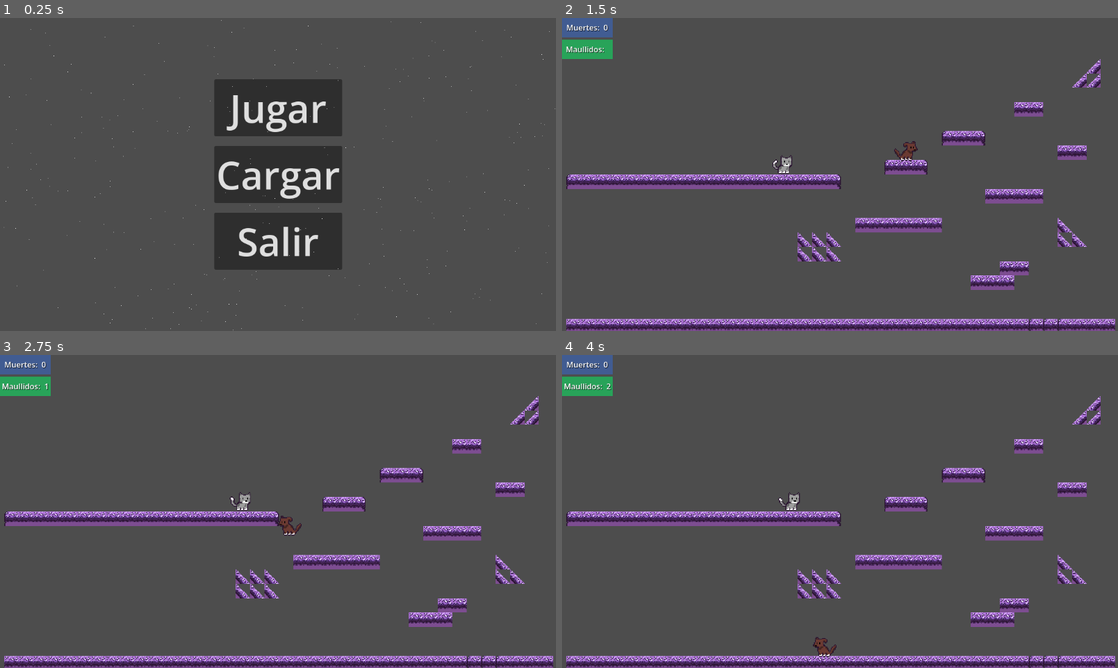
Above: before the commit, frames 1-4 (two rows, left to right).
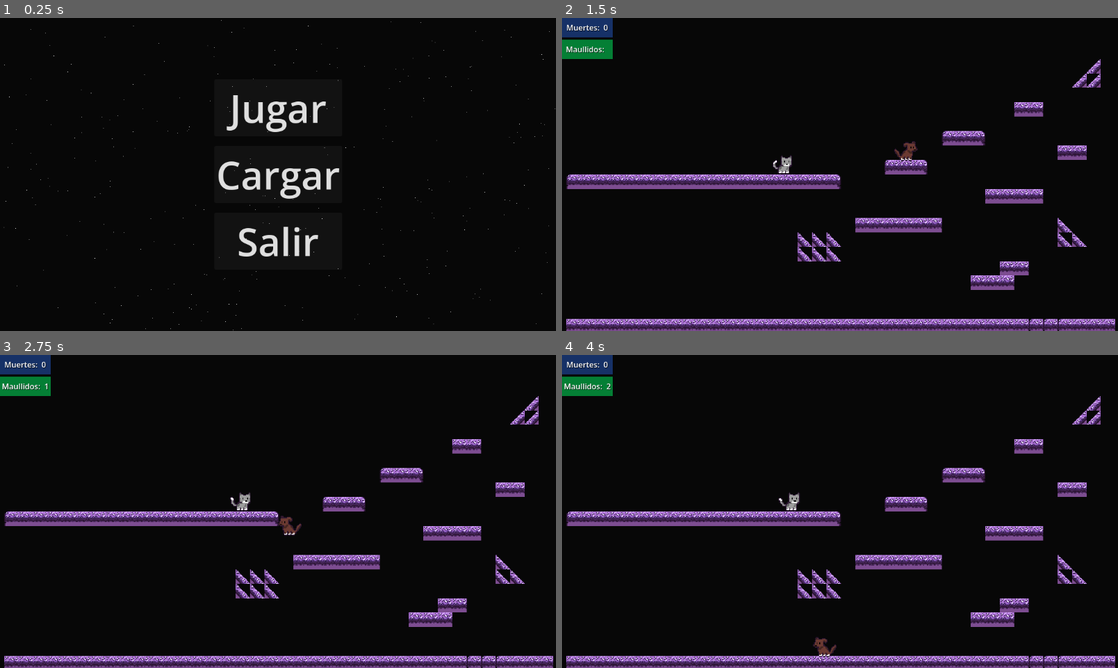
Above: after the commit, the same moments.

Repository: JarolCM/Proyecto_videojuegos_2026_individual
Game: Godot game, scene res://escenas/menu_principal/menu_principal.tscn
The game is run twice, just before and just after one commit, with the same random seed, the same clock (stepped at 60 frames per second) and the same inputs.
Inputs:
- Up to frame 1 (0.25 s): no input
- Up to frame 2 (1.5 s): click "Jugar" at 0.5 s; hold D (derecha) from 1.28 s (still down); tap E (interactuar) at 1.35 s
- Up to frame 3 (2.75 s): keep holding D (derecha); tap Space (saltar) at 1.52, 2.27 s; tap Q (maullido) at 2.1 s
- Up to frame 4 (4 s): release D (derecha) at 2.78 s; hold A (izquierda) 2.78-3.53 s; tap E (interactuar) at 2.85 s; hold D (derecha) from 3.53 s (still down); tap Q (maullido) at 3.6 s; tap Space (saltar) at 3.77 s

The runs differ from the first frame. In frame 1, 98% of the frame differs, in the area x 0-100%, y 0-100%; in frame 2, 90%; in frame 3, 90%; in frame 4, 90%.

Commit message:
feat: agregado de assets y sprites
- se agrego todos los sprites para construccion de nivel y sonido bonk
- se configuro el tile_set principal para la construccion de niveles con todo y niveles de colision y layers

Diff:
--- a/project.godot
+++ b/project.godot
@@ -59,6 +59,11 @@
 "events": [Object(InputEventKey,"resource_local_to_scene":false,"resource_name":"","device":-1,"window_id":0,"alt_press …(192 unchanged characters)…
 ]
 }
+esconderse={
+"deadzone": 0.2,
+"events": [Object(InputEventKey,"resource_local_to_scene":false,"resource_name":"","device":-1,"window_id":0,"alt_pressed":false,"shift_pressed":false,"ctrl_pressed":false,"meta_pressed":false,"pressed":false,"keycode":0,"physical_keycode":87,"key_label":0,"unicode":119,"location":0,"echo":false,"script":null)
+]
+}
 
 [layer_names]
 
@@ -67,6 +72,7 @@
 2d_physics/layer_3="Jugador"
 2d_physics/layer_4="Interactuable"
 2d_physics/layer_5="Meta"
+2d_physics/layer_6="escondite"
 
 [physics]
 
@@ -76,3 +82,4 @@
 
 textures/canvas_textures/default_texture_filter=0
 rendering_device/driver.windows="d3d12"
+environment/defaults/default_clear_color=Color(0.029506557, 0.029506557, 0.029506557, 1)
--- /dev/null
+++ b/resources/botella.tres
@@ -0,0 +1,7 @@
+[gd_resource type="AtlasTexture" format=3 uid="uid://bc5lb23hr1qro"]
+
+[ext_resource type="Texture2D" uid="uid://baga466wn8kbd" path="res://sprites/assets-16px.png" id="1_4pave"]
+
+[resource]
+atlas = ExtResource("1_4pave")
+region = Rect2(16, 8, 16, 8)
--- /dev/null
+++ b/resources/caja_escodite.tres
@@ -0,0 +1,7 @@
+[gd_resource type="AtlasTexture" format=3 uid="uid://ddo4v6droeldl"]
+
+[ext_resource type="Texture2D" uid="uid://dgw10cab6bc62" path="res://sprites/assets-32px.png" id="1_1h384"]
+
+[resource]
+atlas = ExtResource("1_1h384")
+region = Rect2(1, 8, 32, 24)
--- /dev/null
+++ b/resources/caja_max_escondido.tres
@@ -0,0 +1,7 @@
+[gd_resource type="AtlasTexture" format=3 uid="uid://cnn8qqbbtmywb"]
+
+[ext_resource type="Texture2D" uid="uid://dgw10cab6bc62" path="res://sprites/assets-32px.png" id="1_e0kh2"]
+
+[resource]
+atlas = ExtResource("1_e0kh2")
+region = Rect2(32, 8, 32, 24)
--- /dev/null
+++ b/resources/lata.tres
@@ -0,0 +1,7 @@
+[gd_resource type="AtlasTexture" format=3 uid="uid://fvhtvklmoxmh"]
+
+[ext_resource type="Texture2D" uid="uid://baga466wn8kbd" path="res://sprites/assets-16px.png" id="1_bu6vw"]
+
+[resource]
+atlas = ExtResource("1_bu6vw")
+region = Rect2(32, 8, 16, 8)
--- /dev/null
+++ b/resources/reja_escondite.tres
@@ -0,0 +1,7 @@
+[gd_resource type="AtlasTexture" format=3 uid="uid://c6nx2robgwpem"]
+
+[ext_resource type="Texture2D" uid="uid://baga466wn8kbd" path="res://sprites/assets-16px.png" id="1_2a6dp"]
+
+[resource]
+atlas = ExtResource("1_2a6dp")
+region = Rect2(32, 16, 16, 16)
--- /dev/null
+++ b/resources/reja_max_escondido.tres
@@ -0,0 +1,7 @@
+[gd_resource type="AtlasTexture" format=3 uid="uid://cira7g1nxd274"]
+
+[ext_resource type="Texture2D" uid="uid://baga466wn8kbd" path="res://sprites/assets-16px.png" id="1_nukpq"]
+
+[resource]
+atlas = ExtResource("1_nukpq")
+region = Rect2(48, 16, 16, 16)
--- /dev/null
+++ b/tile_sets/tile_set.tres
@@ -0,0 +1,133 @@
+[gd_resource type="TileSet" format=3 uid="uid://bgwwdfic574dr"]
+
+[ext_resource type="Texture2D" uid="uid://baga466wn8kbd" path="res://sprites/assets-16px.png" id="1_r755y"]
+[ext_resource type="Texture2D" uid="uid://dgw10cab6bc62" path="res://sprites/assets-32px.png" id="2_5ngcm"]
+[ext_resource type="Texture2D" uid="uid://bkrkm6s6287pw" path="res://sprites/tilesets.png" id="3_wsvrf"]
+
+[sub_resource type="TileSetAtlasSource" id="TileSetAtlasSource_fnp1u"]
+texture = ExtResource("1_r755y")
+0:0/0 = 0
+0:0/0/physics_layer_0/polygon_0/points = PackedVector2Array(-4, 1, 3, 1, 3, 8, -4, 8)
+1:0/0 = 0
+1:0/0/physics_layer_1/polygon_0/points = PackedVector2Array(-2, 1, 1, 1, 1, 8, -2, 8)
+2:0/0 = 0
+2:0/0/physics_layer_1/polygon_0/points = PackedVector2Array(-2, 4, -2, 8, 2, 8, 2, 4)
+3:0/0 = 0
+3:0/0/physics_layer_2/polygon_0/points = PackedVector2Array(-6, -2, -6, 8, 6, 8, 6, -2)
+4:0/0 = 0
+5:0/0 = 0
+6:0/0 = 0
+7:0/0 = 0
+7:0/0/physics_layer_0/polygon_0/points = PackedVector2Array(-3, -4, 4, -4, 4, 8, -3, 8)
+0:1/0 = 0
+0:1/0/physics_layer_0/polygon_0/points = PackedVector2Array(-6, 8, -6, 1, -4, -4, -1, -7, 1, -7, 4, -4, 6, 1, 6, 8)
+1:1/0 = 0
+2:1/0 = 0
+3:1/0 = 0
+4:1/next_alternative_id = 2
+4:1/0 = 0
+4:1/0/z_index = 2
+4:1/0/physics_layer_0/polygon_0/points = PackedVector2Array(8, 8, -4, -1, -8, -1, -8, 0, 4, 8)
+4:1/0/physics_layer_0/polygon_0/one_way = true
+4:1/1 = 1
+4:1/1/texture_origin = Vector2i(0, -8)
+4:1/1/z_index = 2
+4:1/1/physics_layer_0/polygon_0/points = PackedVector2Array(-4, 7, 8, 16, 4, 16, -8, 8, -8, 7)
+4:1/1/physics_layer_0/polygon_0/one_way = true
+5:1/next_alternative_id = 2
+5:1/0 = 0
+5:1/0/z_index = 2
+5:1/0/physics_layer_0/polygon_0/points = PackedVector2Array(-8, 7, 8, 7, 8, 8, -8, 8)
+5:1/0/physics_layer_0/polygon_0/one_way = true
+5:1/1 = 1
+5:1/1/texture_origin = Vector2i(0, 8)
+5:1/1/z_index = 2
+5:1/1/physics_layer_0/polygon_0/points = PackedVector2Array(-8, 0, -8, -1, 8, -1, 8, 0)
+5:1/1/physics_layer_0/polygon_0/one_way = true
+6:1/next_alternative_id = 2
+6:1/0 = 0
+6:1/0/z_index = 2
+6:1/0/physics_layer_0/polygon_0/points = PackedVector2Array(4, -1, 8, -1, 8, 0, -4, 8, -8, 8)
+6:1/0/physics_layer_0/polygon_0/one_way = true
+6:1/1 = 1
+6:1/1/texture_origin = Vector2i(0, -8)
+6:1/1/z_index = 2
+6:1/1/physics_layer_0/polygon_0/points = PackedVector2Array(-8, 16, -4, 16, 8, 8, 8, 7, 4, 7)
+6:1/1/physics_layer_0/polygon_0/one_way = true
+
+[sub_resource type="TileSetAtlasSource" id="TileSetAtlasSource_jb667"]
+texture = ExtResource("2_5ngcm")
+texture_region_size = Vector2i(32, 32)
+0:0/0 = 0
+0:0/0/texture_origin = Vector2i(0, 8)
+1:0/0 = 0
+1:0/0/texture_origin = Vector2i(0, 8)
+3:0/0 = 0
+3:0/0/texture_origin = Vector2i(0, 8)
+0:1/0 = 0
+0:1/0/texture_origin = Vector2i(0, 8)
+1:1/0 = 0
+1:1/0/texture_origin = Vector2i(0, 8)
+2:1/0 = 0
+2:1/0/texture_origin = Vector2i(0, 8)
+3:1/0 = 0
+3:1/0/texture_origin = Vector2i(0, 8)
+2:0/0 = 0
+2:0/0/texture_origin = Vector2i(0, 8)
+2:0/0/physics_layer_0/polygon_0/points = PackedVector2Array(-15, 7, 15, 7, 15, -7, -15, -7)
+
+[sub_resource type="TileSetAtlasSource" id="TileSetAtlasSource_tssy6"]
+texture = ExtResource("3_wsvrf")
+0:0/0 = 0
+0:0/0/physics_layer_0/polygon_0/points = PackedVector2Array(8, -8, 8, 8, -8, 8, -8, -8)
+1:0/0 = 0
+1:0/0/physics_layer_0/polygon_0/points = PackedVector2Array(-8, -8, 8, -8, 8, 8, -8, 8)
+2:0/0 = 0
+2:0/0/physics_layer_0/polygon_0/points = PackedVector2Array(-8, -8, 8, -8, 8, 8, -8, 8)
+4:0/0 = 0
+0:1/0 = 0
+1:1/0 = 0
+1:1/0/physics_layer_0/polygon_0/points = PackedVector2Array(-8, -8, 8, -8, 8, 8, -8, 8)
+2:1/0 = 0
+4:1/0 = 0
+0:2/0 = 0
+0:2/0/physics_layer_0/polygon_0/points = PackedVector2Array(-8, -6, 8, -6, 8, -8, -8, -8)
+0:2/0/physics_layer_0/polygon_0/one_way = true
+1:2/0 = 0
+1:2/0/physics_layer_0/polygon_0/points = PackedVector2Array(-8, -8, 8, -8, 8, -6, -8, -6)
+1:2/0/physics_layer_0/polygon_0/one_way = true
+2:2/0 = 0
+2:2/0/physics_layer_0/polygon_0/points = PackedVector2Array(-8, -8, 8, -8, 8, -6, -8, -6)
+2:2/0/physics_layer_0/polygon_0/one_way = true
+3:2/0 = 0
+3:2/0/physics_layer_0/polygon_0/points = PackedVector2Array(-8, -8, 8, -8, 8, -6, -8, -6)
+3:2/0/physics_layer_0/polygon_0/one_way = true
+4:2/0 = 0
+4:2/0/physics_layer_0/polygon_0/points = PackedVector2Array(-8, -8, 8, -8, 8, -6, -8, -6)
+4:2/0/physics_layer_0/polygon_0/one_way = true
+5:2/0 = 0
+5:2/0/physics_layer_0/polygon_0/points = PackedVector2Array(-8, -8, 8, -8, 8, -6, -8, -6)
+5:2/0/physics_layer_0/polygon_0/one_way = true
+0:3/0 = 0
+1:3/0 = 0
+2:3/0 = 0
+3:3/0 = 0
+4:3/0 = 0
+5:3/0 = 0
+0:4/0 = 0
+1:4/0 = 0
+2:4/0 = 0
+3:4/0 = 0
+4:4/0 = 0
+5:4/0 = 0
+
+[resource]
+physics_layer_0/collision_layer = 1
+physics_layer_0/collision_mask = 0
+physics_layer_1/collision_layer = 8
+physics_layer_1/collision_mask = 0
+physics_layer_2/collision_layer = 16
+physics_layer_2/collision_mask = 0
+sources/0 = SubResource("TileSetAtlasSource_fnp1u")
+sources/1 = SubResource("TileSetAtlasSource_jb667")
+sources/2 = SubResource("TileSetAtlasSource_tssy6")
Not shown, added: sonidos/bonk.mp3.import
Binary file added: sprites/assets-16px.png
Not shown, added: sprites/assets-16px.png.import
Binary file added: sprites/assets-32px.png
Not shown, added: sprites/assets-32px.png.import
Binary file added: sprites/tilesets.png
Not shown, added: sprites/tilesets.png.import
Not shown, added: sonidos/bonk.mp3
